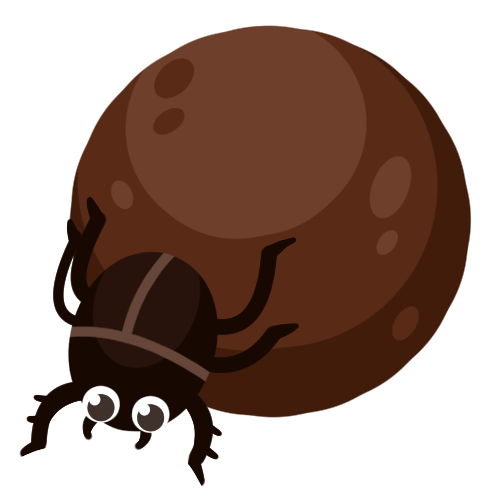
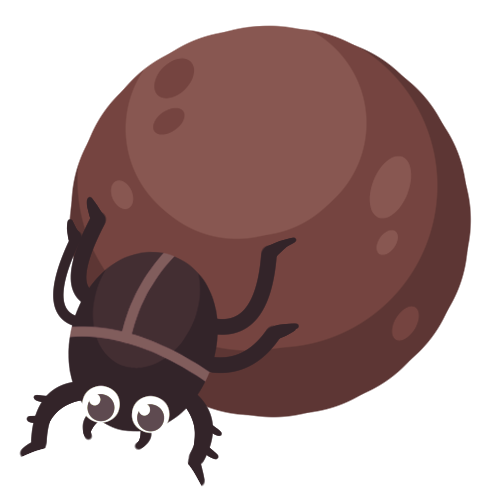
Layer changes from the first 500x500 image to the second:
added layer "쇠똥구리" above "Layer 0" over box(19, 25, 471, 486)
hid "Layer 0" over box(19, 25, 471, 486)
